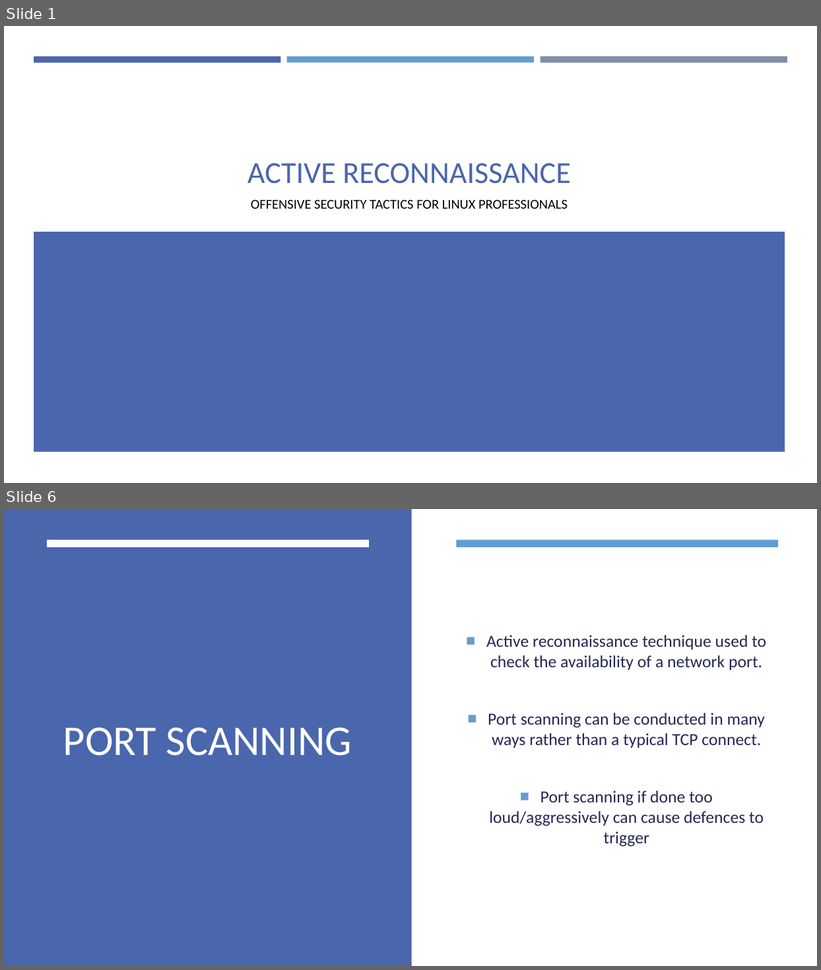
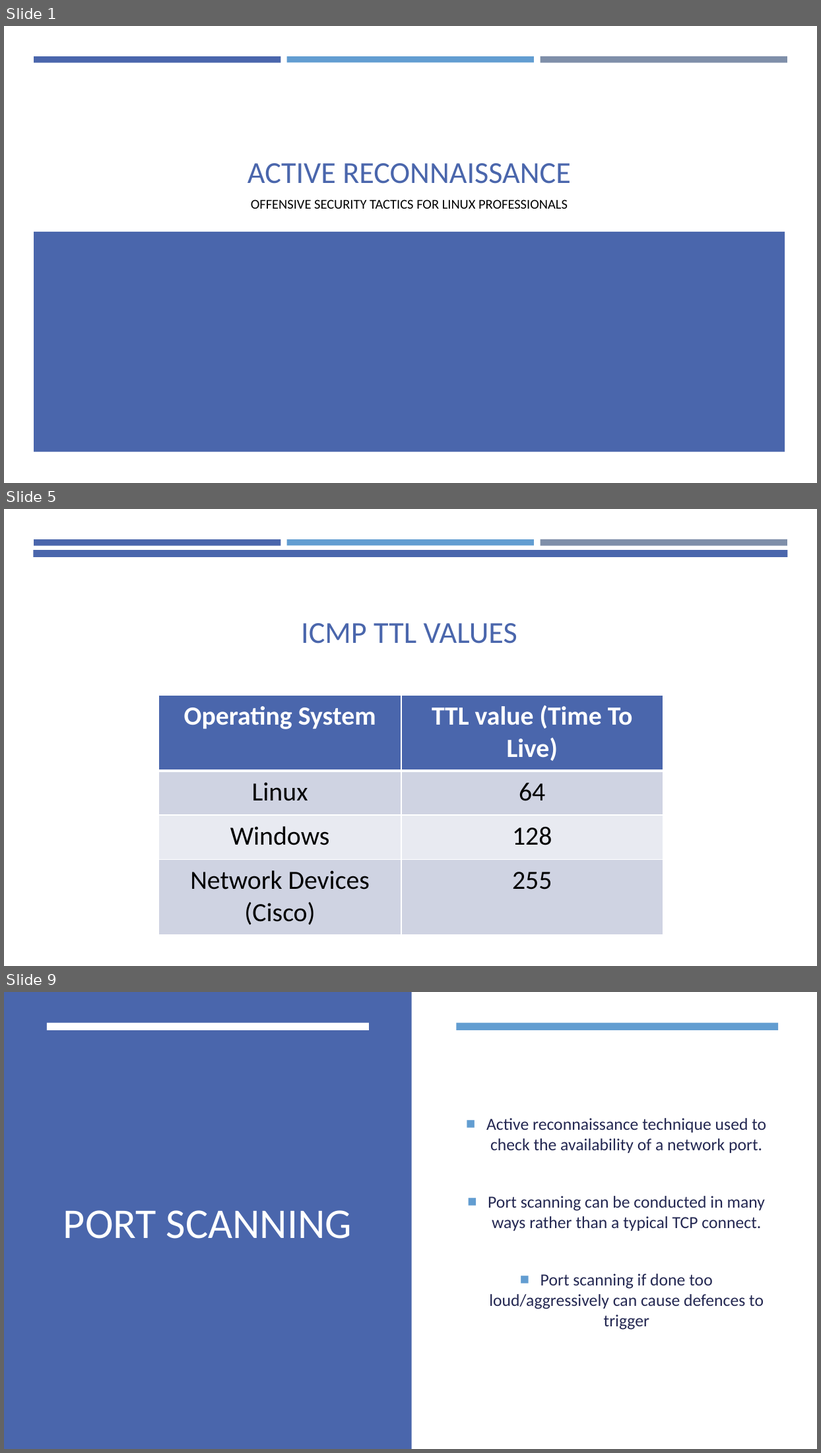
Before and after one commit to aqeebhussain122/hpc-offensive-security, a slide deck: Offensive Security Tactics for Linux Professionals - Active Reconnaissance.pptx. Shown one above the other, each under a label of ours: slides 1 and 6 before the commit, slides 1, 5 and 9 after it; the slides between them are not shown. The pictures are 821x970 and 821x1453 pixels, drawn with LibreOffice and Linux fonts; fonts in the diff are those of the drawing. Boxes give left, top, right and bottom in pixels: in the first picture for what was removed or moved away, otherwise in the second. Text is boxed around its words. In the diff, an @@ line names an element or a change of style, - is before the commit and + after.

```diff
--- a/Offensive Security Tactics for Linux Professionals - Active Reconnaissance.pptx
+++ b/Offensive Security Tactics for Linux Professionals - Active Reconnaissance.pptx
@@ slide 5 added at (4, 509, 817, 966), background #FFFFFF @@
@@ rectangle added at (34, 539, 281, 545), fill #4A66AC @@
@@ rectangle added at (287, 539, 534, 545), fill #629DD1 @@
@@ rectangle added at (540, 539, 787, 546), fill #7F8FA9 @@
@@ rectangle added at (4, 557, 817, 966), fill #FFFFFF @@
@@ rectangle added at (33, 550, 788, 629), fill #4A66AC @@
@@ title added at (301, 623, 517, 644), 36 pt, text #4A66AC @@
+ICMP TTL VALUES
@@ table added at (158, 695, 663, 935), 4 rows, 2 columns @@
+Operating System | TTL value (Time To Live)
+Linux | 64
+Windows | 128
+Network Devices (Cisco) | 255
@@ what was slide 6 is now slide 9 @@
```
Also in this commit, not shown: 5 slides changed, 2 other slides added.
